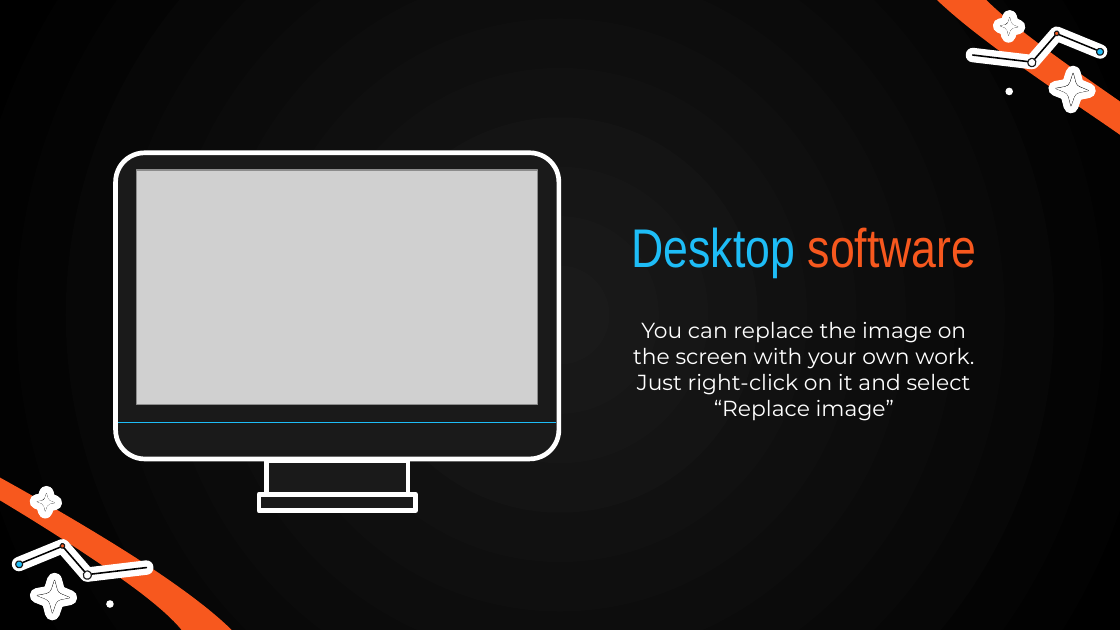
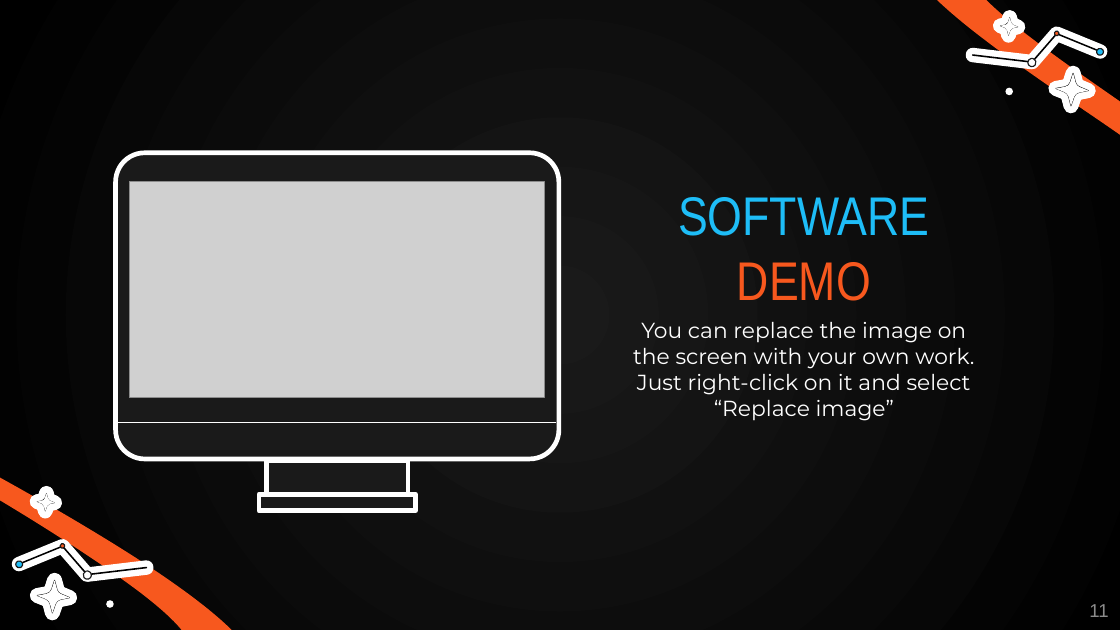
Before and after one commit to johnemyers/iste-612, a slide deck: slide 11 of final-presentation/TeamUFO-FinalPresentation.pptx (slide 31 before the commit). Drawn at 1120x630 pixels with LibreOffice and Linux fonts; fonts in the diff are those of the drawing; grey boxes stand for pictures; background and template pictures are left out. Boxes give left, top, right and bottom in pixels: in the first picture for what was removed or moved away, otherwise in the second. Text is boxed around its words. In the diff, an @@ line names an element or a change of style, - is before the commit and + after.

Commit message:
Final PPT format.  Now for content.

```diff
--- a/final-presentation/TeamUFO-FinalPresentation.pptx
+++ b/final-presentation/TeamUFO-FinalPresentation.pptx
@@ picture: place and size @@
-picture at [137, 170, 538, 404]
+picture at [129, 181, 543, 396]
@@ title at [678, 197, 929, 301]: text changed; text colour #F7581E to #1EBDF7 @@
-Desktop software
+SOFTWARE DEMO
@@ line (119, 422) - (557, 422): stroke #1EBDF7 0.75 pt to #FFFFFF 0.75 pt @@
@@ page number added at [1089, 604, 1108, 617], 12 pt, text #8C8C8C @@
+11
```
Also in this commit, not shown: 10 other slides changed, 1 slide added, 25 slides removed.
